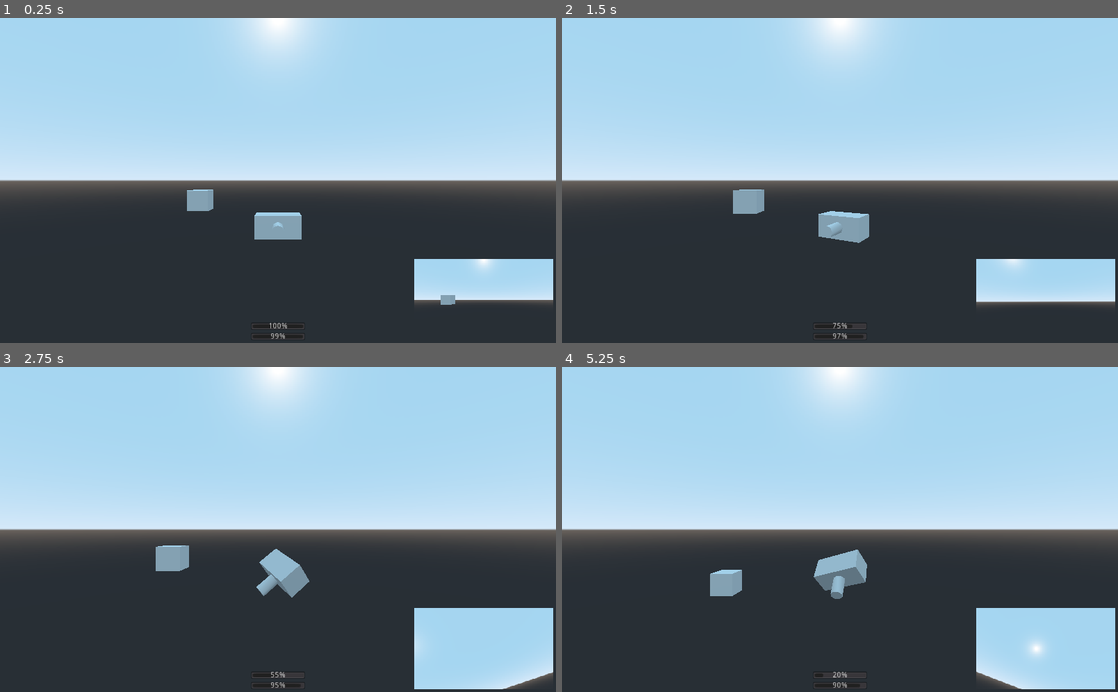
Above: before the commit, frames 1-4 (two rows, left to right).
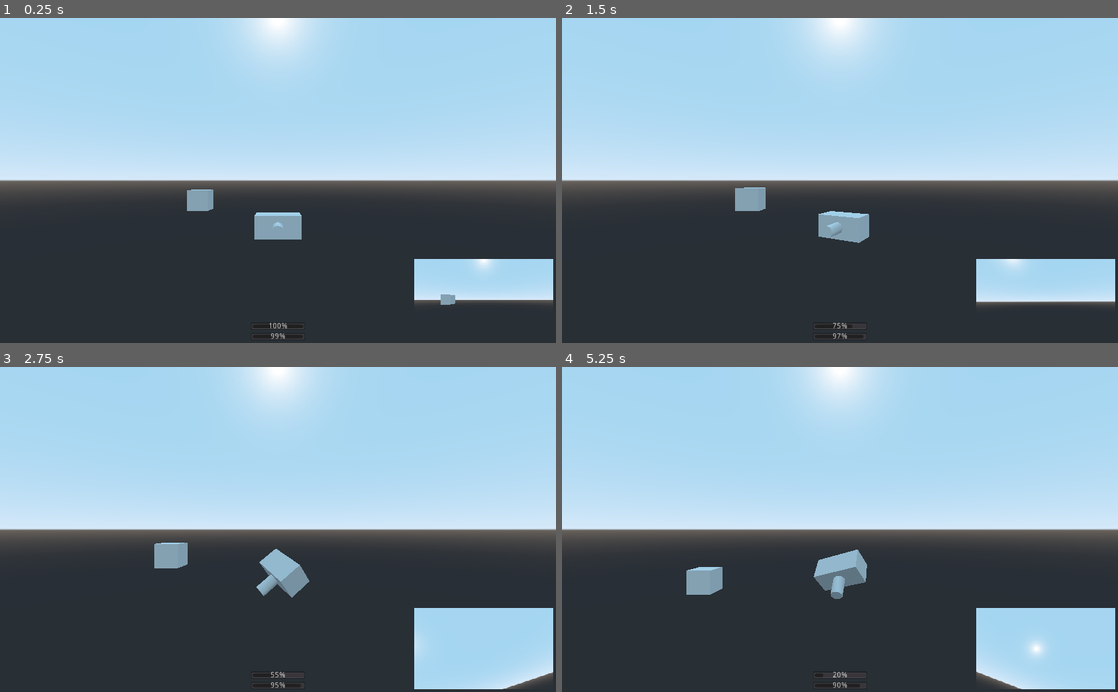
Above: after the commit, the same moments.

Repository: the-alex-g/Biplanes
Game: Godot game, scene res://Plane/PlaneHandler.tscn
Two runs of this game, one before a commit and one after it. Both use one fixed random seed, a clock stepped at 60 frames per second and the inputs below. The project has no main scene, so this scene is started directly.
Inputs:
- Up to frame 1 (0.25 s): no input
- Up to frame 2 (1.5 s): tap Enter at 0.5 s; hold D (right) 0.53-1.28 s; hold Space (shoot) 0.53-1.28 s; hold S (down) from 1.28 s (still down); tap Space (shoot) at 1.35 s
- Up to frame 3 (2.75 s): release S (down) at 2.03 s; hold D (right) from 2.03 s (still down); hold Space (shoot) from 2.03 s (still down)
- Up to frame 4 (5.25 s): release D (right) at 2.78 s; release Space (shoot) at 2.78 s; hold Shift (thrust) 2.78-3.53 s; tap Space (shoot) at 2.85, 4.35 s; hold Space (shoot) 3.53-4.28 s; hold A (left) 3.53-5.03 s; hold S (down) from 5.03 s (still down); hold Space (shoot) from 5.03 s (still down)

The runs differ from the first frame. In frame 1, less than 0.1% of the frame differs, in the area x 33-82%, y 52-89%; in frame 2, 0.1%; in frame 3, 0.2%; in frame 4, 0.7%, in the area x 22-33%, y 61-71%.

Commit message:
Increase roll speed

Diff:
--- a/project/Plane/Biplane.gd
+++ b/project/Plane/Biplane.gd
@@ -5,6 +5,7 @@
 
 # turning speed in revolutions per second
 export var turn_speed := 0.8
+export var roll_speed := 2.0
 export var flight_speed := 2.0
 export var lift_factor := 1.0
 export var gravity := 2.1
@@ -42,7 +43,7 @@
 	rotate_object_local(Vector3.FORWARD, _rotation_inertia.z * delta)
 
 	# I don't know why this works, but it does. https://www.reddit.com/r/godot/comments/g4d232/how_to_get_a_kinematicbody_to_move_in_its_local/
-	var movement_vector := transform.basis.xform(Vector3(0, lift_factor, -1)) * _actual_speed
+	var movement_vector := transform.basis.xform(Vector3(0, lift_factor, -1).normalized()) * _actual_speed
 	movement_vector.y -= gravity
 
 	var _collision := move_and_collide(movement_vector * delta)
@@ -51,7 +52,7 @@
 		secs_fuel -= delta * _actual_speed / flight_speed
 		emit_signal("update_fuel", secs_fuel)
 	else:
-		_actual_speed -= delta / 4
+		_actual_speed -= delta / 8
 
 
 func _calculate_rotation_inertia(yaw:float, pitch:float, roll:float, delta:float)->void:
@@ -72,11 +73,11 @@
 		_rotation_inertia.y += pitch * delta * accel_factor * percent_total_speed
 
 	if roll == 0 and _rotation_inertia.z != 0:
-		_rotation_inertia.z -= delta * sign(_rotation_inertia.z) * deaccel_factor
+		_rotation_inertia.z -= delta * sign(_rotation_inertia.z) * deaccel_factor * roll_speed / turn_speed
 		if abs(_rotation_inertia.z) < 0.05:
 			_rotation_inertia.z = 0
-	elif roll != 0 and abs(_rotation_inertia.z) < turn_speed:
-		_rotation_inertia.z += roll * delta * accel_factor * percent_total_speed
+	elif roll != 0 and abs(_rotation_inertia.z) < roll_speed:
+		_rotation_inertia.z += roll * delta * accel_factor * percent_total_speed * roll_speed / turn_speed
 
 
 func _shoot()->void:
--- a/project/Plane/Biplane.tscn
+++ b/project/Plane/Biplane.tscn
@@ -6,6 +6,8 @@
 
 [node name="Biplane" type="KinematicBody"]
 script = ExtResource( 1 )
+lift_factor = 0.5
+gravity = 1.1
 
 [node name="CollisionShape" type="CollisionShape" parent="."]
 shape = SubResource( 1 )
